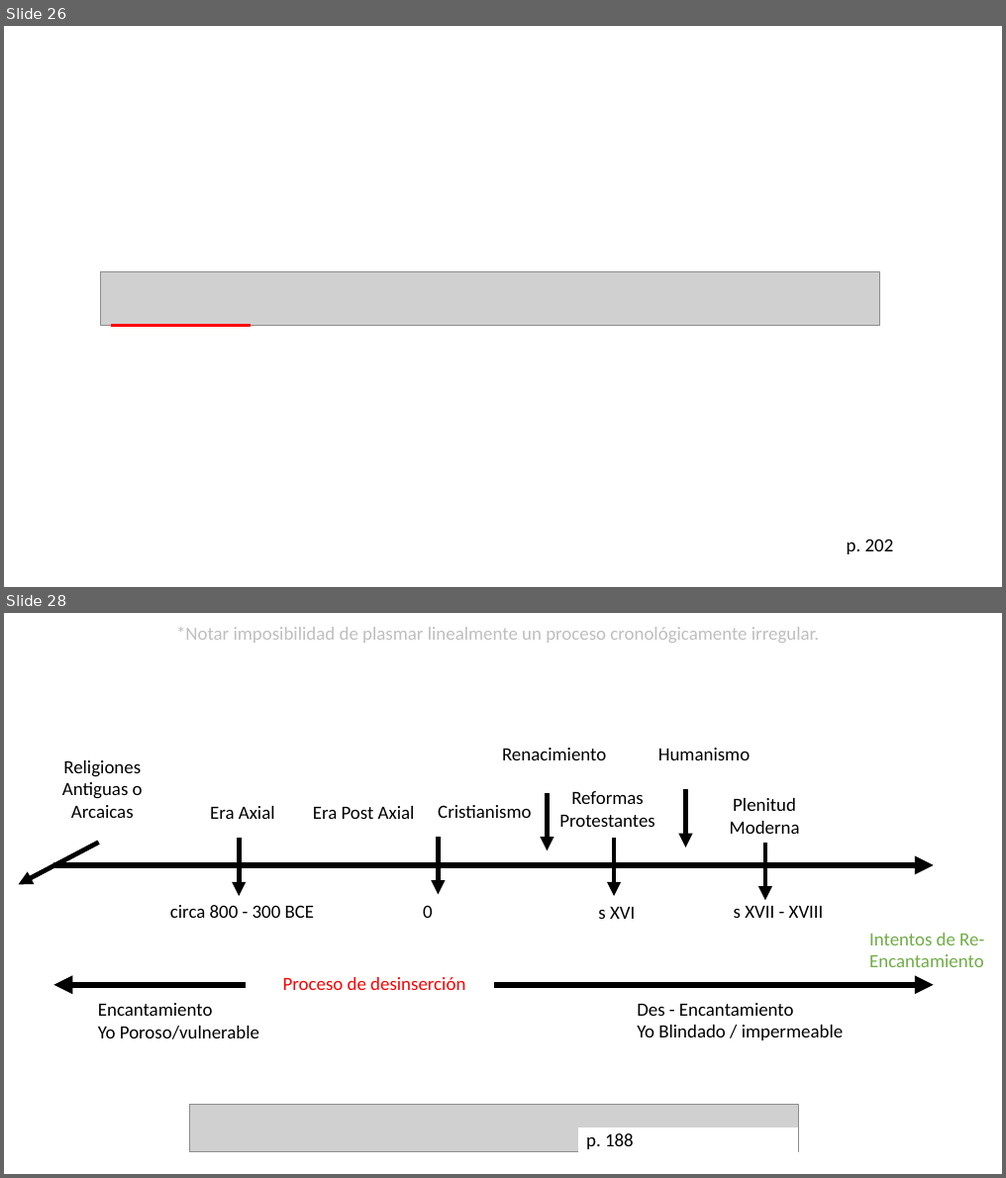
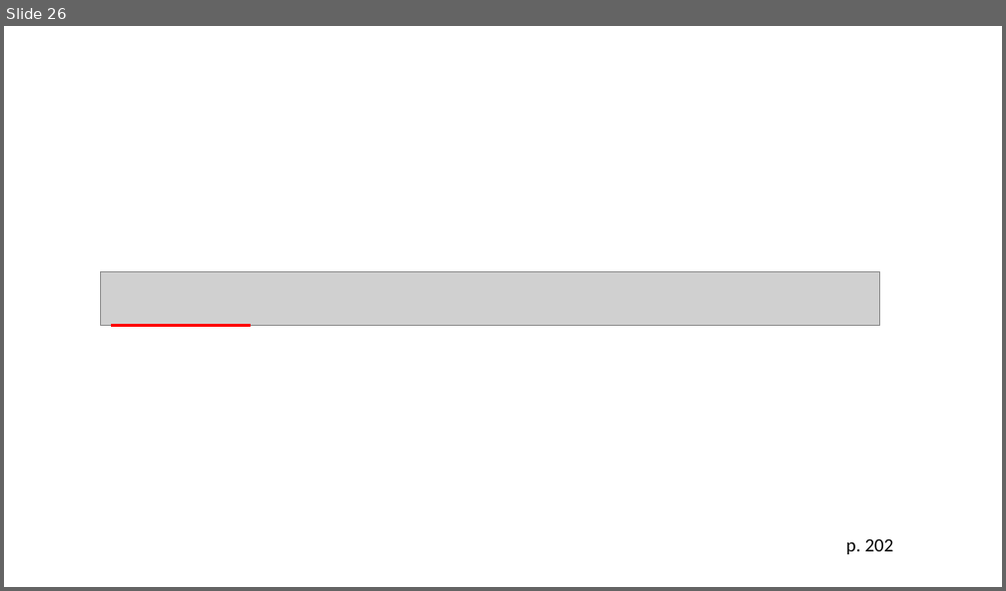
Before and after one commit to zaboltar/zaboltar.github.io, a slide deck: assets uarm/2023 2 UarmPCrit/Taylor - Era Secular 3 y 5.pptx. Shown one above the other, each under a label of ours: slides 26 and 28 before the commit, slide 26 after it; the slides between them are not shown. The pictures are 1006x1178 and 1006x591 pixels, drawn with LibreOffice and Linux fonts; fonts in the diff are those of the drawing; grey boxes stand for pictures. Boxes give left, top, right and bottom in pixels: in the first picture for what was removed or moved away, otherwise in the second. Text is boxed around its words. In the diff, an @@ line names an element or a change of style, - is before the commit and + after.

```diff
--- a/assets uarm/2023 2 UarmPCrit/Taylor - Era Secular 3 y 5.pptx
+++ b/assets uarm/2023 2 UarmPCrit/Taylor - Era Secular 3 y 5.pptx
@@ slide 28 removed at (x1=4, y1=613, x2=1002, y2=1174), background #FFFFFF @@
@@ text removed at (x1=176, y1=627, x2=819, y2=643) @@
-*Notar imposibilidad de plasmar linealmente un proceso cronológicamente irregular.
@@ text removed at (x1=62, y1=761, x2=143, y2=818) @@
-Religiones
-Antiguas o Arcaicas
@@ text removed at (x1=502, y1=748, x2=606, y2=761) @@
-Renacimiento
@@ text removed at (x1=658, y1=748, x2=749, y2=761) @@
-Humanismo
@@ arrow removed from (686, 789) to (686, 848) @@
@@ text removed at (x1=210, y1=806, x2=275, y2=819) @@
-Era Axial
@@ text removed at (x1=313, y1=806, x2=415, y2=819) @@
-Era Post Axial
@@ text removed at (x1=438, y1=805, x2=531, y2=818) @@
-Cristianismo
@@ arrow removed from (547, 792) to (547, 851) @@
@@ text removed at (x1=559, y1=791, x2=654, y2=827) @@
-Reformas
-Protestantes
@@ text removed at (x1=730, y1=798, x2=800, y2=834) @@
-Plenitud Moderna
@@ arrow removed from (98, 842) to (18, 884) @@
@@ arrow removed from (239, 839) to (239, 896) @@
@@ arrow removed from (439, 836) to (439, 894) @@
@@ arrow removed from (614, 839) to (614, 896) @@
@@ arrow removed from (765, 842) to (765, 900) @@
@@ arrow removed from (54, 865) to (934, 865) @@
@@ text removed at (x1=170, y1=905, x2=315, y2=918) @@
-circa 800 - 300 BCE
@@ text removed at (x1=423, y1=905, x2=433, y2=918) @@
-0
@@ text removed at (x1=598, y1=907, x2=635, y2=919) @@
-s XVI
@@ text removed at (x1=734, y1=906, x2=824, y2=918) @@
-s XVII - XVIII
@@ text removed at (x1=869, y1=933, x2=984, y2=967) @@
-Intentos de Re-Encantamiento
@@ arrow removed from (246, 985) to (54, 985) @@
@@ text removed at (x1=283, y1=977, x2=465, y2=990) @@
-Proceso de desinserción
@@ arrow removed from (494, 985) to (934, 985) @@
@@ text removed at (x1=98, y1=1003, x2=259, y2=1040) @@
-Encantamiento
-Yo Poroso/vulnerable
@@ text removed at (x1=637, y1=1003, x2=843, y2=1041) @@
-Des - Encantamiento
-Yo Blindado / impermeable
@@ picture removed at (x1=190, y1=1105, x2=798, y2=1152) @@
@@ rectangle removed at (x1=579, y1=1128, x2=798, y2=1152) @@
-p. 188
```
Also in this commit, not shown: 1 slide changed, 2 slides added, 1 other slide removed, 2 other files.
